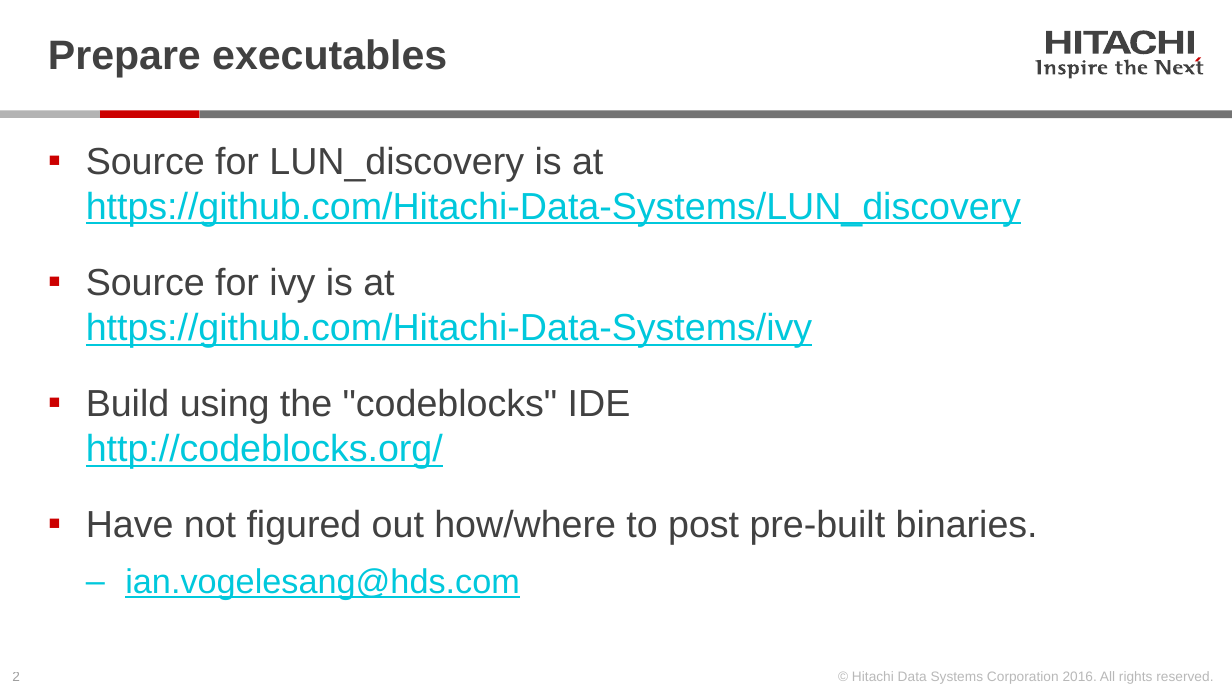
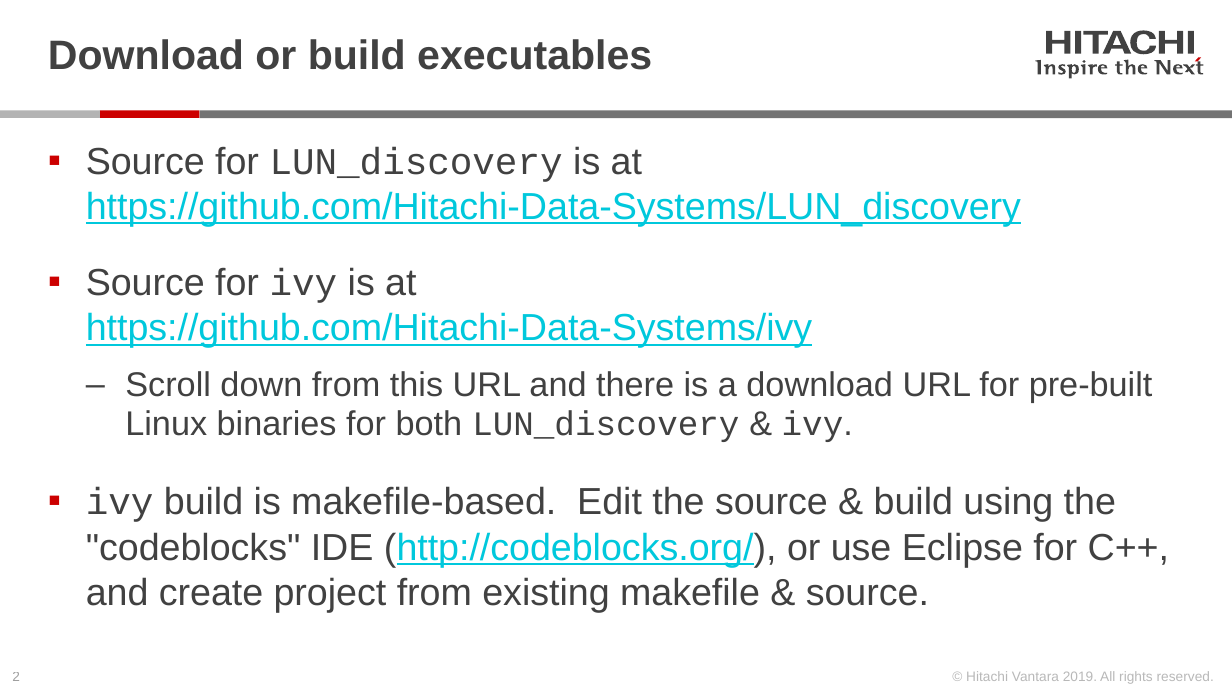
Before and after one commit to Hitachi-Data-Systems/ivy, a slide deck: slide 2 of doc/03.Installing_ivy.pptx. Drawn at 1232x693 pixels with LibreOffice and Linux fonts; fonts in the diff are those of the drawing. Boxes give left, top, right and bottom in pixels: in the first picture for what was removed or moved away, otherwise in the second. Text is boxed around its words. In the diff, an @@ line names an element or a change of style, - is before the commit and + after.

```diff
--- a/doc/03.Installing_ivy.pptx
+++ b/doc/03.Installing_ivy.pptx
@@ title at <box>48,39,652,70</box>: text changed @@
-Prepare executables
+Download or build executables
@@ text at <box>86,146,1021,347</box>: font Arial to Courier New in "LUN_discovery", "ivy" @@
@@ text at <box>86,371,1169,612</box>: text changed @@
-▪ Build using the "codeblocks" IDE
-  http://codeblocks.org/
-▪ Have not figured out how/where to post pre-built binaries.
-  ‒ ian.vogelesang@hds.com
+  ‒ Scroll down from this URL and there is a download URL for pre-built Linux binaries for both LUN_discovery & ivy.
+▪ ivy build is makefile-based. Edit the source & build using the "codeblocks" IDE (http://codeblocks.org/), or use Eclipse for C++, and create project from existing makefile & source.
@@ text at <box>966,671,1214,684</box>: text changed @@
-© Hitachi Data Systems Corporation 2016. All rights reserved.
+© Hitachi Vantara 2019. All rights reserved.
```
Also in this commit, not shown: 6 other slides changed, 1 slide added, 3 slides removed, 16 other files.
